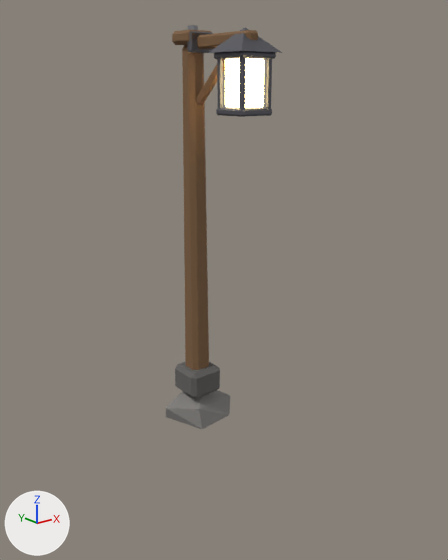
An edit to the glTF model assets/models/lamp.glb, drawn before and after from the same camera.
The view is the same before and after, from a 50 mm lens placed at (-2.44, -3.36, 2.35), pointed at (0.09, -0.2, 1.08). Lighting does not change. The marker at lower left points along +X, +Y and +Z. The older version comes first. Vertices at exactly the same position are counted once.

Objects in the first picture: 'Lamp'.
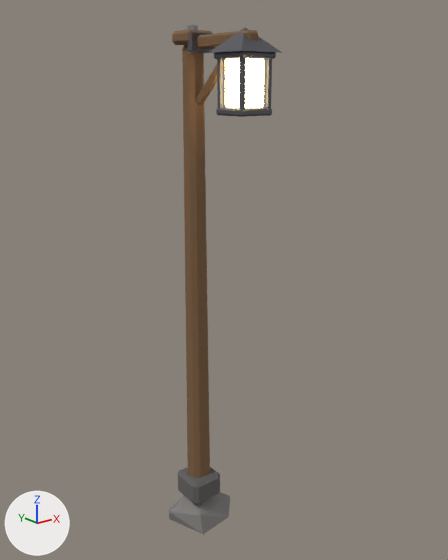
The newer file is also turned or shifted as a whole; pictures and numbers use the older file's frame.

Scene script edits in JSON lines:
```json
{"block": "me_lamp", "where": "# used by ob_lamp; location = (0.0, 0.0, 0.0)"}
{"op": "remove", "block": "me_lamp", "code": "me_lamp.from_pydata(...)  # 352 vertices, 636 faces; spans x -0.23..0.25, y -0.65..0.22, z 0.0..2.7"}
{"op": "add", "block": "me_lamp", "code": "me_lamp.from_pydata(...)  # 352 vertices, 636 faces; spans x -0.23..0.25, y -0.65..0.22, z -0.9..2.7"}
{"block": "me_lamp", "change": "me_lamp part 1: the loose piece of 13 vertices spanning x -0.23..0.25, y -0.2..0.22, z 0.0..0.22 is moved by (0.0, 0.0, -0.9)"}
{"block": "me_lamp", "change": "me_lamp part 2: the loose piece of 24 vertices spanning x -0.13..0.13, y -0.13..0.13, z 0.2..0.4 is moved by (0.0, 0.0, -0.9)"}
{"block": "me_lamp", "change": "me_lamp part 3: all 12 vertices in x -0.07..0.07, y -0.07..0.07, z 0.3..0.33 are moved by (0.0, 0.0, -0.9)"}
```

What differs and where, as boxes [x1, y1, x2, y2] in the pictures (448 x 560 px; the box of a moved part takes in the faces that stretch with it):
```json
{"object": "Lamp", "change": "reshaped", "before": [166, 25, 282, 429], "after": [169, 25, 282, 534], "on screen": "26% taller"}
{"part": 1, "of": "me_lamp", "change": "moved or reshaped", "before": [166, 390, 230, 429], "after": [169, 492, 230, 534]}
{"part": 2, "of": "me_lamp", "change": "moved or reshaped", "before": [175, 362, 220, 398], "after": [178, 467, 220, 505]}
{"part": 3, "of": "me_lamp", "change": "moved or reshaped", "before": [182, 48, 209, 370], "after": [182, 48, 210, 478]}
```
